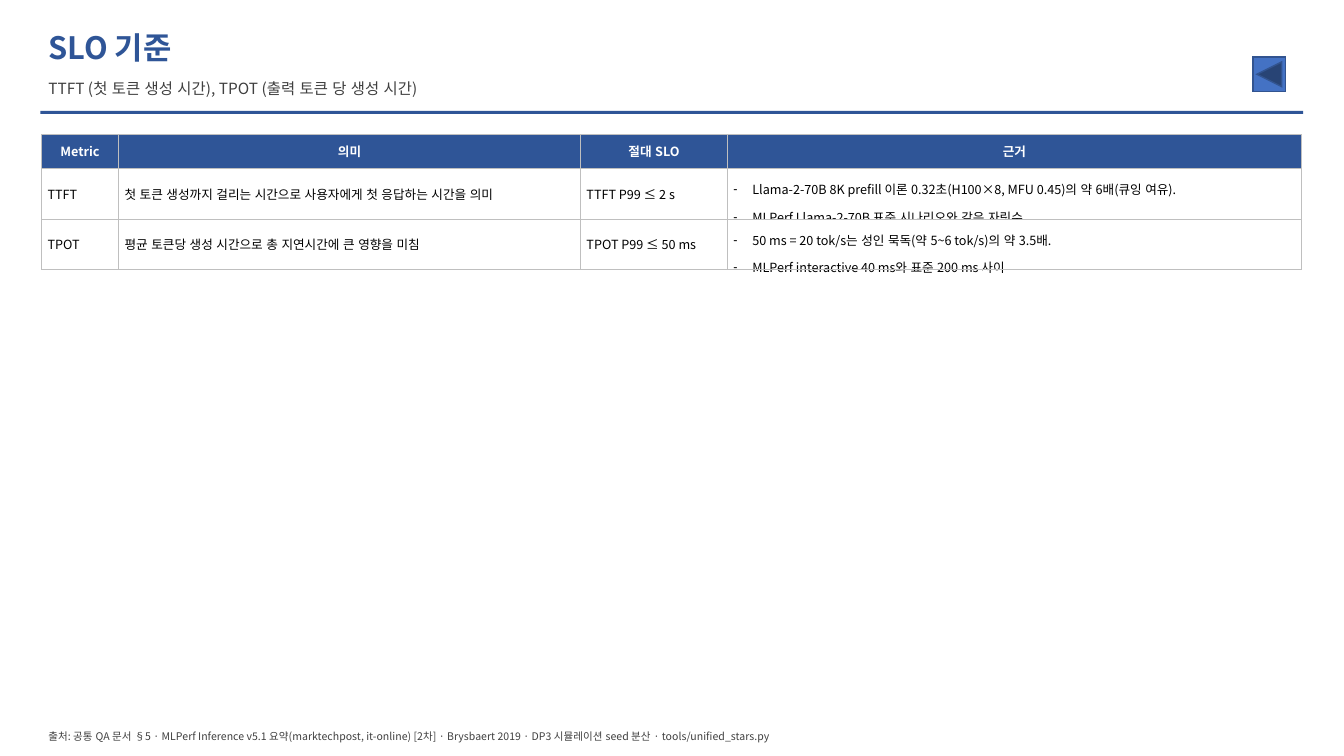
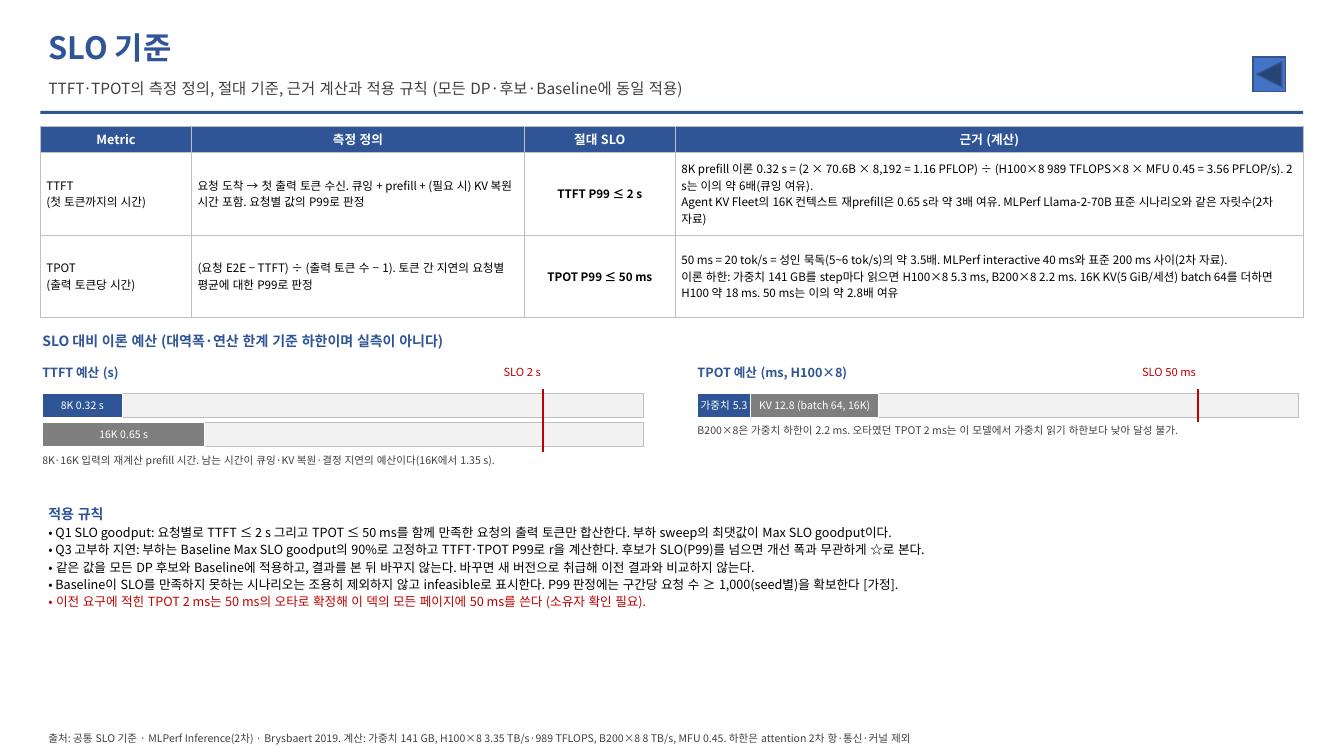
Before and after one commit to mkim0628/vllm, a slide deck: slide 9 of doc-mk/QA-criteria-v4/DP-QA-criteria-v4.pptx. Drawn at 1344x756 pixels with LibreOffice and Linux fonts; fonts in the diff are those of the drawing. Boxes give left, top, right and bottom in pixels: in the first picture for what was removed or moved away, otherwise in the second. Text is boxed around its words. In the diff, an @@ line names an element or a change of style, - is before the commit and + after.

```diff
--- a/doc-mk/QA-criteria-v4/DP-QA-criteria-v4.pptx
+++ b/doc-mk/QA-criteria-v4/DP-QA-criteria-v4.pptx
@@ text at (48,81,683,97): text changed @@
-TTFT (첫 토큰 생성 시간), TPOT (출력 토큰 당 생성 시간)
+TTFT·TPOT의 측정 정의, 절대 기준, 근거 계산과 적용 규칙 (모든 DP·후보·Baseline에 동일 적용)
@@ table at (40,126,1304,318) @@
-row 1, column 2: 의미
+row 1, column 2: 측정 정의
-row 1, column 4: 근거
+row 1, column 4: 근거 (계산)
-row 2: TTFT | 첫 토큰 생성까지 걸리는 시간으로 사용자에게 첫 응답하는 시간을 의미 | TTFT P99 ≤ 2 s | Llama-2-70B 8K prefill 이론 0.32초(H100×8, MFU 0.45)의 약 6배(큐잉 여유). / MLPerf Llama-2-70B 표준 시나리오와 같은 자릿수
+row 2: TTFT (첫 토큰까지의 시간) | 요청 도착 → 첫 출력 토큰 수신. 큐잉 + prefill + (필요 시) KV 복원 시간 포함. 요청별 값의 P99로 판정 | TTFT P99 ≤ 2 s | 8K prefill 이론 0.32 s = (2 × 70.6B × 8,192 = 1.16 PFLOP) ÷ (H100×8 989 TFLOPS×8 × MFU 0.45 = 3.56 PFLOP/s). 2 s는 이의 약 6배(큐잉 여유). / Agent KV Fleet의 16K 컨텍스트 재prefill은 0.65 s라 약 3배 여유. MLPerf Llama-2-70B 표준 시나리오와 같은 자릿수(2차 자료)
-row 3: TPOT | 평균 토큰당 생성 시간으로 총 지연시간에 큰 영향을 미침 | TPOT P99 ≤ 50 ms | 50 ms = 20 tok/s는 성인 묵독(약 5~6 tok/s)의 약 3.5배. / MLPerf interactive 40 ms와 표준 200 ms 사이
+row 3: TPOT (출력 토큰당 시간) | (요청 E2E − TTFT) ÷ (출력 토큰 수 − 1). 토큰 간 지연의 요청별 평균에 대한 P99로 판정 | TPOT P99 ≤ 50 ms | 50 ms = 20 tok/s = 성인 묵독(5~6 tok/s)의 약 3.5배. MLPerf interactive 40 ms와 표준 200 ms 사이(2차 자료). / 이론 하한: 가중치 141 GB를 step마다 읽으면 H100×8 5.3 ms, B200×8 2.2 ms. 16K KV(5 GiB/세션) batch 64를 더하면 H100 약 18 ms. 50 ms는 이의 약 2.8배 여유
@@ fill #FFFFFF to none in 8 cells @@
@@ size 9 to 8.3 pt, bold on in "TTFT P99 ≤ 2 s", "TPOT P99 ≤ 50 ms" @@
@@ alignment left to centre @@
@@ table: place and size @@
-table at (41,134,1301,277)
+table at (40,126,1304,318)
@@ text added at (42,334,443,349), 10 pt, text #2F5597, bold @@
+SLO 대비 이론 예산 (대역폭·연산 한계 기준 하한이며 실측이 아니다)
@@ text added at (42,366,119,380), 9 pt, text #2F5597, bold @@
+TTFT 예산 (s)
@@ text added at (504,367,541,376), 8 pt, text #C00000 @@
+SLO 2 s
@@ line added from (543, 389) to (543, 452), #C00000 1.75 pt @@
@@ text added at (697,366,848,380), 9 pt, text #2F5597, bold @@
+TPOT 예산 (ms, H100×8)
@@ text added at (1142,367,1196,376), 8 pt, text #C00000 @@
+SLO 50 ms
@@ line added from (1199, 389) to (1199, 422), #C00000 1.75 pt @@
@@ rectangle added at (42,393,643,417), fill #F2F2F2, outline #BFBFBF 0.5 pt @@
@@ rectangle added at (42,393,122,417), fill #2F5597, outline #FFFFFF 0.75 pt @@
@@ text added at (61,401,104,409), 7.5 pt, text #FFFFFF @@
+8K 0.32 s
@@ rectangle added at (698,393,1299,417), fill #F2F2F2, outline #BFBFBF 0.5 pt @@
@@ rectangle added at (698,393,751,417), fill #2F5597, outline #FFFFFF 0.75 pt @@
@@ text added at (701,400,748,410), 7.5 pt, text #FFFFFF @@
+가중치 5.3
@@ rectangle added at (751,393,879,417), fill #7F7F7F, outline #FFFFFF 0.75 pt @@
@@ text added at (759,400,870,411), 7.5 pt, text #FFFFFF @@
+KV 12.8 (batch 64, 16K)
@@ rectangle added at (42,422,643,447), fill #F2F2F2, outline #BFBFBF 0.5 pt @@
@@ rectangle added at (42,422,205,447), fill #7F7F7F, outline #FFFFFF 0.75 pt @@
@@ text added at (99,430,148,438), 7.5 pt, text #FFFFFF @@
+16K 0.65 s
@@ text added at (697,425,1178,435), 7.5 pt, text #404040 @@
+B200×8은 가중치 하한이 2.2 ms. 오타였던 TPOT 2 ms는 이 모델에서 가중치 읽기 하한보다 낮아 달성 불가.
@@ text added at (42,455,494,467), 7.5 pt, text #404040 @@
+8K·16K 입력의 재계산 prefill 시간. 남는 시간이 큐잉·KV 복원·결정 지연의 예산이다(16K에서 1.35 s).
@@ text added at (48,507,925,609), 9 pt, text #000000 @@
+적용 규칙
+• Q1 SLO goodput: 요청별로 TTFT ≤ 2 s 그리고 TPOT ≤ 50 ms를 함께 만족한 요청의 출력 토큰만 합산한다. 부하 sweep의 최댓값이 Max SLO goodput이다.
+• Q3 고부하 지연: 부하는 Baseline Max SLO goodput의 90%로 고정하고 TTFT·TPOT P99로 r을 계산한다. 후보가 SLO(P99)를 넘으면 개선 폭과 무관하게 ☆로 본다.
+• 같은 값을 모든 DP 후보와 Baseline에 적용하고, 결과를 본 뒤 바꾸지 않는다. 바꾸면 새 버전으로 취급해 이전 결과와 비교하지 않는다.
+• Baseline이 SLO를 만족하지 못하는 시나리오는 조용히 제외하지 않고 infeasible로 표시한다. P99 판정에는 구간당 요청 수 ≥ 1,000(seed별)을 확보한다 [가정].
+• 이전 요구에 적힌 TPOT 2 ms는 50 ms의 오타로 확정해 이 덱의 모든 페이지에 50 ms를 쓴다 (소유자 확인 필요).
@@ text at (48,733,910,745): text changed @@
-출처: 공통 QA 문서 §5 · MLPerf Inference v5.1 요약(marktechpost, it-online) [2차] · Brysbaert 2019 · DP3 시뮬레이션 seed 분산 · tools/unified_stars.py
+출처: 공통 SLO 기준 · MLPerf Inference(2차) · Brysbaert 2019. 계산: 가중치 141 GB, H100×8 3.35 TB/s·989 TFLOPS, B200×8 8 TB/s, MFU 0.45. 하한은 attention 2차 항·통신·커널 제외
```
Also in this commit, not shown: 1 other file.
